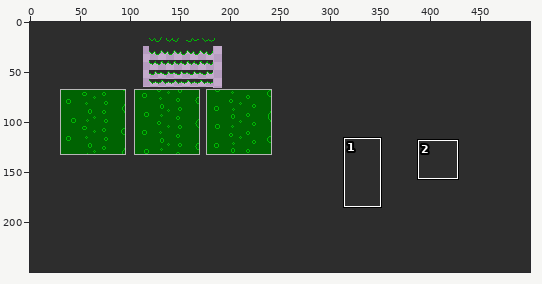
A sprite sheet gets an edit: image_workshop_gif/roadmap/special_effects/radioactive_water.png. Above: a wide view before the commit, with the close-up outlined.
Close-up. First the earlier version:
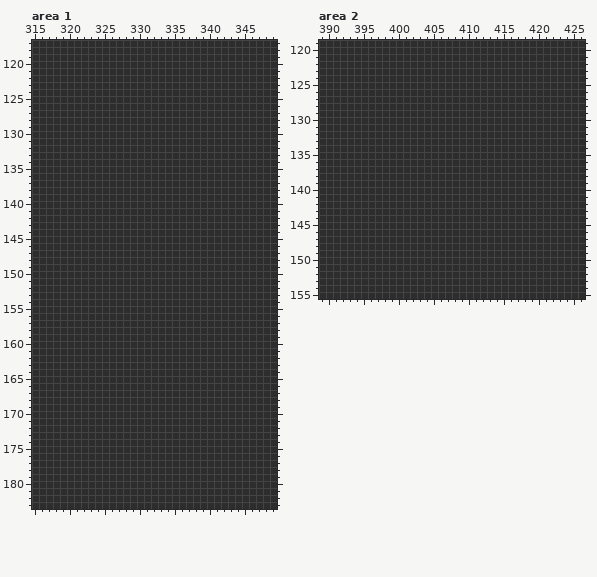
The file is 500x250 pixels. Colours within 5 levels of each other are drawn and written as one. Shown: area 1: x 315..349, y 117..183; area 2: x 389..426, y 119..155. The commit also changed other parts of the picture, which this record leaves out.
After the commit:
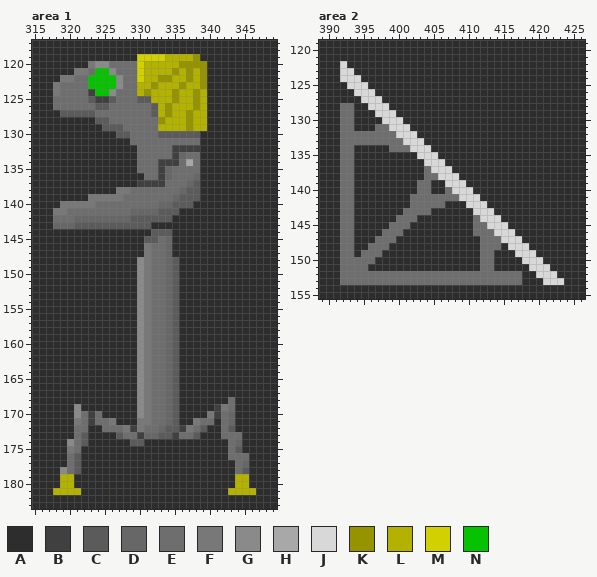
Palette (. is transparent): A #2d2d2d  B #404040  C #5b5b5b  D #676767  E #6e6e6e  F #787878  G #8a8a8a  H #a8a8a8  J #d8d8d8  K #959400  L #b3b200  M #d2d000  N #06c200
Changes in this commit:
Changed rows in their new state; - is an unchanged pixel.
Area 1:
first column x 318:
119 ------------MMMMLLLLK--------
120 -----FGGEEEEMLLLLLKKKK-------
121 ---FFENNGEEEMLLLLKLKLK-------
122 -FFEENNNNGEEMLLKKLLKLK-------
123 FEEEENNNNGEELLKLLLKLLK-------
124 FEEEEBNNGEEELKLLLKLLKL-------
125 EEEEECBBCEEECCLLLKLLKL-------
126 EEEEEECCEEEEEECLKLLLKL-------
127 -CCCCCEEEEEEEECLKLLKLL-------
128 ------CCEEEEEEEKLLLKLL-------
129 -------CCCEEEEELLLLKLL-------
130 ---------CCEEEECCCCCC--------
131 -----------EEEEEEEEEE--------
132 ------------EEEEEBBBB--------
133 ------------EEEEEBDEE--------
134 ------------EEEBBBEHE--------
135 ------------EEEBDEEEE--------
136 -------------EEBDEEED--------
137 ------------BBBBEEEDC--------
138 ---------FFEEEEEEEDCC--------
139 -----FFFFFEEEEEEEDCCC--------
140 -FFFFFEEEEEEEEEDDCCC---------
141 FFEEEEEEEEEDDDDCCC-----------
142 EEEDDDDDDDDCCCCCC------------
143 DDDCCCCCCCCCCC---------------
144 --------------CCC------------
145 -------------CCED------------
146 -------------FEED------------
147 -------------FEED------------
148 ------------GFEEDC-----------
149 ------------GFEEDC-----------
150 ------------GFEEDC-----------
151 ------------GFEEDC-----------
152 ------------GFEEDC-----------
153 ------------GFEEDC-----------
154 ------------GFEEDC-----------
155 ------------GFEEDC-----------
156 ------------GFEEDC-----------
157 ------------GFEEDC-----------
158 ------------GFEEDC-----------
159 ------------GFEEDC-----------
160 ------------GFEEDC-----------
161 ------------GFEEDC-----------
162 ------------GFEEDC-----------
163 ------------GFEEDC-----------
164 ------------GFEEDC-----------
165 ------------GFEEDC-----------
166 ------------GFEEDC-----------
167 ------------GFEEDC-----------
168 ------------GFEEDC-------E---
169 ---G--------GFEEDC-----BFE---
170 ---GEBE-----GFEEDC----FBED---
171 ---FEBEEF---FFEEDC--FEE-ED---
172 ---EE--EEEFBFEEDCCBFEC--EC---
173 ---EC----CEEBDDCCBEEC---EEE--
174 --GEC------CC------------ED--
175 --FE---------------------EC--
176 --EC---------------------EEE-
177 --EC----------------------ED-
178 -GEC----------------------EC-
179 -LL-----------------------LL-
180 -LL-----------------------LL-
181 LLLL---------------------LLLL
Area 2:
first column x 392:
122 J-------------------------------
123 JJ------------------------------
124 JJJ-----------------------------
125 -JJJ----------------------------
126 --JJJ---------------------------
127 ---JJJ--------------------------
128 EE--JJJ-------------------------
129 EE---JJJ------------------------
130 EE----JJJ-----------------------
131 EE---EEJJJ----------------------
132 EEEEEEEEJJJ---------------------
133 EEEEEEEEEJJJ--------------------
134 EE-----EEEJJJ-------------------
135 EE---------JJJ------------------
136 EE----------JJJ-----------------
137 EE----------EJJJ----------------
138 EE----------EEJJJ---------------
139 EE---------EE--JJJ--------------
140 EE---------EE--EJJJ-------------
141 EE--------EEEEEEEJJJ------------
142 EE--------EEEEE---JJJ-----------
143 EE-------EEEE------JJJ----------
144 EE------EEE--------EJJJ---------
145 EE-----EEE---------EEJJJ--------
146 EE----EEE----------EEEJJJ-------
147 EE---EEE------------EEEJJJ------
148 EE--EEE-------------EEE-JJJ-----
149 EE-EEE--------------EE---JJJ----
150 EEEEE---------------EE----JJJ---
151 EEEE----------------EE-----JJJ--
152 EEEEEEEEEEEEEEEEEEEEEEEEEE--JJJ-
153 EEEEEEEEEEEEEEEEEEEEEEEEEE---JJJ
Pixel boxes of the changes (left, top, right, bottom) in both close-ups:
changed: (53, 54, 256, 495)
changed: (340, 61, 564, 285)
